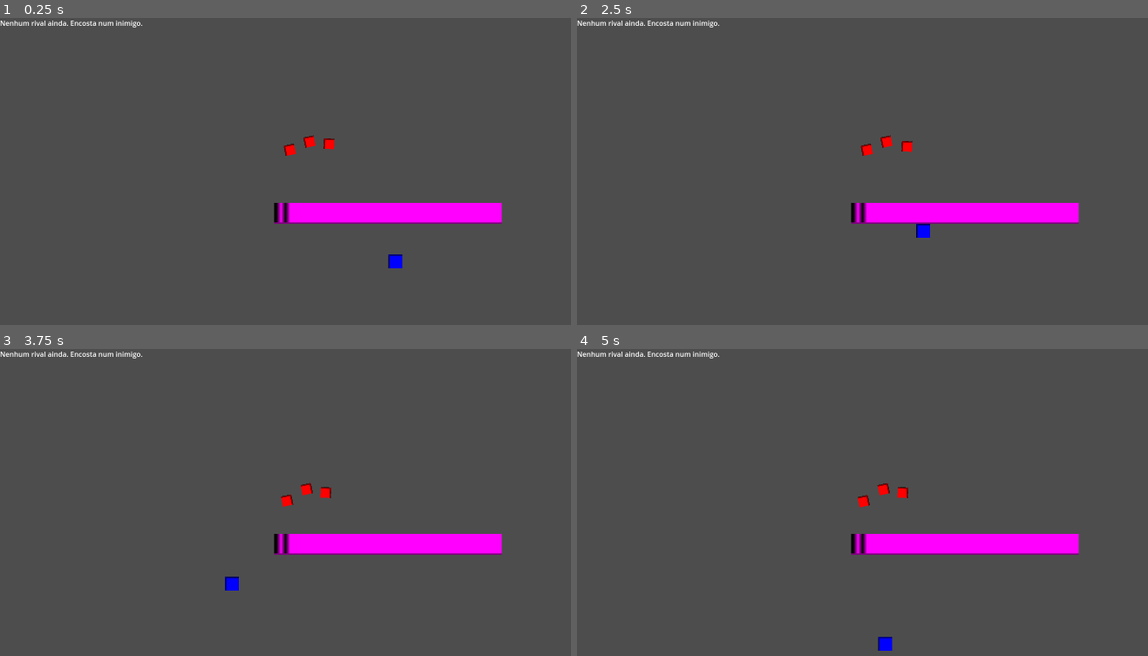
Above: before the commit, frames 1-4 (two rows, left to right).
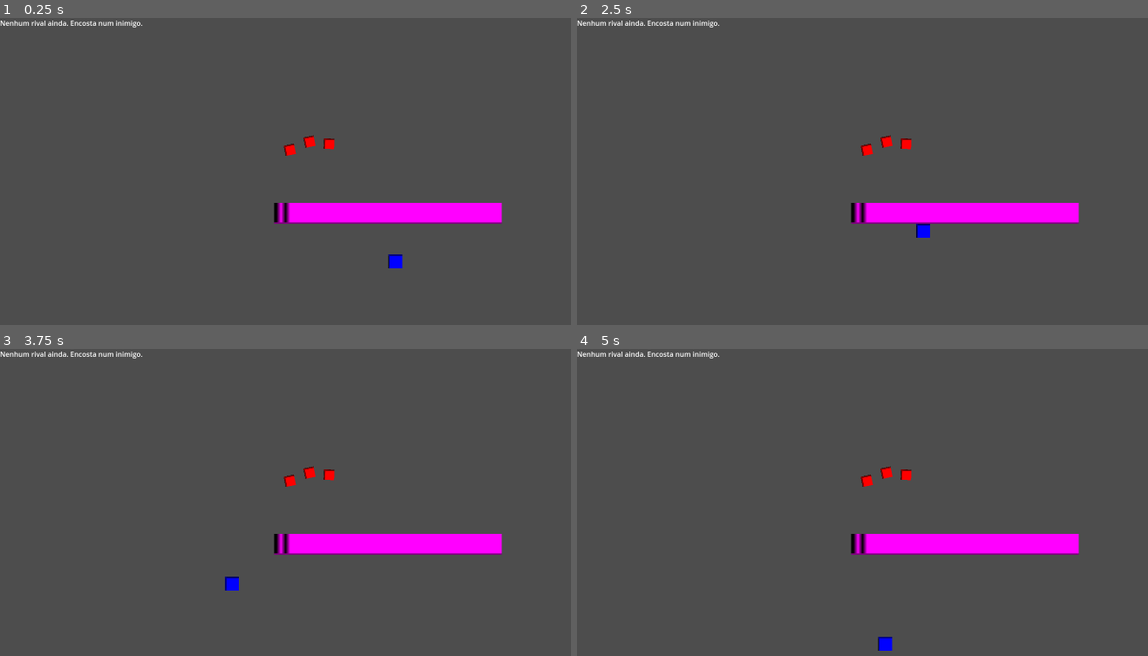
Above: after the commit, the same moments.

Repository: titosavio/Games
Game: Godot game, scene res://scenes/Main.tscn
The game is run twice, just before and just after one commit, with the same random seed, the same clock (stepped at 60 frames per second) and the same inputs.
Inputs:
- Up to frame 1 (0.25 s): no input
- Up to frame 2 (2.5 s): tap Enter at 0.5, 2 s; hold W (ui_up) 0.53-2.03 s; tap Space at 1.25 s; hold Left (ui_left) from 2.03 s (still down)
- Up to frame 3 (3.75 s): release Left (ui_left) at 3.53 s; hold Down (ui_down) from 3.53 s (still down)
- Up to frame 4 (5 s): release Down (ui_down) at 4.28 s; hold Right (ui_right) from 4.28 s (still down)

The runs differ from the first frame. In frame 2, less than 0.1% of the frame differs, in the area x 56-59%, y 39-44%; in frame 3, 0.4%; in frame 4, 0.4%, in the area x 49-59%, y 38-52%.

Commit message:
feat: Add visibility layers to Enemy, Player, and Wall
Set visibility layers for Enemy, Player, and Wall nodes to improve collision detection and visibility management. This change enhances the game's interaction mechanics by ensuring that these elements are properly recognized in the game environment.

Diff:
--- a/new-game-project/scenes/Enemy.tscn
+++ b/new-game-project/scenes/Enemy.tscn
@@ -16,6 +16,7 @@
 script = ExtResource("1_3gvst")
 
 [node name="CollisionShape2D" type="CollisionShape2D" parent="."]
+visibility_layer = 7
 shape = SubResource("RectangleShape2D_2qkhh")
 
 [node name="Sprite2D" type="Sprite2D" parent="."]
--- a/new-game-project/scenes/Player.tscn
+++ b/new-game-project/scenes/Player.tscn
@@ -9,6 +9,7 @@
 size = Vector2(32, 32)
 
 [node name="Player" type="CharacterBody2D"]
+visibility_layer = 7
 script = ExtResource("1_p0vlq")
 
 [node name="Sprite2D" type="Sprite2D" parent="."]
--- a/new-game-project/scenes/Wall.tscn
+++ b/new-game-project/scenes/Wall.tscn
@@ -12,4 +12,5 @@
 shape = SubResource("RectangleShape2D_6k1vx")
 
 [node name="Sprite2D" type="Sprite2D" parent="."]
+visibility_layer = 2
 texture = SubResource("PlaceholderTexture2D_6k1vx")
--- a/new-game-project/scripts/Enemy.gd
+++ b/new-game-project/scripts/Enemy.gd
@@ -4,9 +4,15 @@
 @export var enemy_id := ""
 @export var base_speed := 45.0
 
-@export var follow_radius := 220.0	 # começa a seguir quando perto
-@export var stop_distance := 14.0	  # para de grudar
-@export var accel := 10.0			  # “suavidade”
+@export var follow_radius := 220.0     # começa a seguir quando perto
+@export var follow_angle := 90.0      # ângulo de visão
+var num_cone_segments := 18
+var vision_collision_mask := 2  # 1: player, 2: paredes, 3: chao
+var facing_dir := Vector2.RIGHT
+
+@export var cone_is_visible := true  # mostra o cone de visão
+@export var stop_distance := 14.0      # para de grudar
+@export var accel := 10.0              # “suavidade”
 
 var speed := base_speed
 var distance_to_target_at_respawn := 100
@@ -17,64 +23,99 @@
 @onready var label_name: Label = $Label
 
 func _ready():
-    if enemy_id == "":
-        enemy_id = str(get_instance_id())
+	if enemy_id == "":
+		enemy_id = str(get_instance_id())
 
-    spawn_pos= global_position
+	spawn_pos= global_position
 
 func setup(system: AdversarySystem, player: CharacterBody2D) -> void:
-    adversary_system = system
-    target = player
-    _apply_stats()
+	adversary_system = system
+	target = player
+	_apply_stats()
 
 func _physics_process(delta):
-    if target == null:
-        velocity = Vector2.ZERO
-        move_and_slide()
-        return
+	if target == null:
+		velocity = Vector2.ZERO
+		move_and_slide()
+		return
+	var sees := can_see_target()
 
-    var to_target := target.global_position - global_position
-    var dist := to_target.length()
+	if not sees:
+		velocity = velocity.lerp(Vector2.ZERO, accel * delta)
+		return
 
-    if dist > follow_radius:
-        # fora do raio: para
-        velocity = velocity.lerp(Vector2.ZERO, accel * delta)
-    elif dist <= stop_distance:
-        # chegou perto: para
-        velocity = velocity.lerp(Vector2.ZERO, accel * delta)
-    else:
-        var dir := to_target / dist
-        var desired := dir * base_speed
-        velocity = velocity.lerp(desired, accel * delta)
-        $Sprite2D.flip_h = dir.x < 0
+	var to_target := target.global_position - global_position
+	var dist := to_target.length()
 
-    move_and_slide()
+	if dist <= stop_distance:
+		# chegou perto: para
+		velocity = velocity.lerp(Vector2.ZERO, accel * delta)
+	else:
+		facing_dir = to_target / dist
+		var desired := facing_dir * base_speed
+		velocity = velocity.lerp(desired, accel * delta)
+		$Sprite2D.flip_h = facing_dir.x < 0
+
+	move_and_slide()
 
 
 func _apply_stats():
-    if adversary_system == null:
-        return
-    var data = adversary_system.get_or_create(enemy_id)
-    speed = base_speed + float(data.rank - 1) * 10.0
-    set_label_name()
+	if adversary_system == null:
+		return
+	var data = adversary_system.get_or_create(enemy_id)
+	speed = base_speed + float(data.rank - 1) * 10.0
+	set_label_name()
 
 func on_player_killed(context: String):
-    if adversary_system == null:
-        return
-    adversary_system.register_kill(enemy_id, context)
-    _apply_stats()
+	if adversary_system == null:
+		return
+	adversary_system.register_kill(enemy_id, context)
+	_apply_stats()
 
 func set_label_name():
-    if adversary_system == null:
-        return
+	if adversary_system == null:
+		return
 
-    var data = adversary_system.get_or_create(enemy_id)
-    label_name.text = data.full_name
+	var data = adversary_system.get_or_create(enemy_id)
+	label_name.text = data.full_name
 
 func on_player_respawned(player_pos: Vector2) -> void:
-    velocity = Vector2.ZERO
-    print("Player respawned at %s, enemy %s at %s" % [player_pos, enemy_id, global_position])
-    var d := global_position.distance_to(player_pos)
-    if d < distance_to_target_at_respawn:
-        global_position += (global_position - player_pos).normalized() * (distance_to_target_at_respawn - d)
-        print("Enemy %s repositioned to %s after player respawn." % [enemy_id, global_position])
+	velocity = Vector2.ZERO
+	print("Player respawned at %s, enemy %s at %s" % [player_pos, enemy_id, global_position])
+	var d := global_position.distance_to(player_pos)
+	if d < distance_to_target_at_respawn:
+		global_position += (global_position - player_pos).normalized() * (distance_to_target_at_respawn - d)
+		print("Enemy %s repositioned to %s after player respawn." % [enemy_id, global_position])
+
+func can_see_target() -> bool:
+	if target == null:
+		return false
+
+	var to_target := target.global_position - global_position
+	var dist := to_target.length()
+	if dist > follow_radius:
+		return false
+	if dist < 0.001:
+		return true
+
+	var dir := to_target / dist
+
+	# cone (ângulo)
+	var half_angle := deg_to_rad(follow_angle) * 0.5
+	var dot := facing_dir.normalized().dot(dir)
+	var ang := acos(clamp(dot, -1.0, 1.0))
+	if ang > half_angle:
+		return false
+
+	# linha de visão (parede bloqueia)
+	return has_line_of_sight(target.global_position)
+
+func has_line_of_sight(world_point: Vector2) -> bool:
+	var space := get_world_2d().direct_space_state
+	var q := PhysicsRayQueryParameters2D.create(global_position, world_point)
+	q.collision_mask = vision_collision_mask
+	q.exclude = [self] # evita acertar o próprio inimigo
+
+	var hit := space.intersect_ray(q)
+	# se não bateu em nada, visão livre
+	return hit.is_empty()
